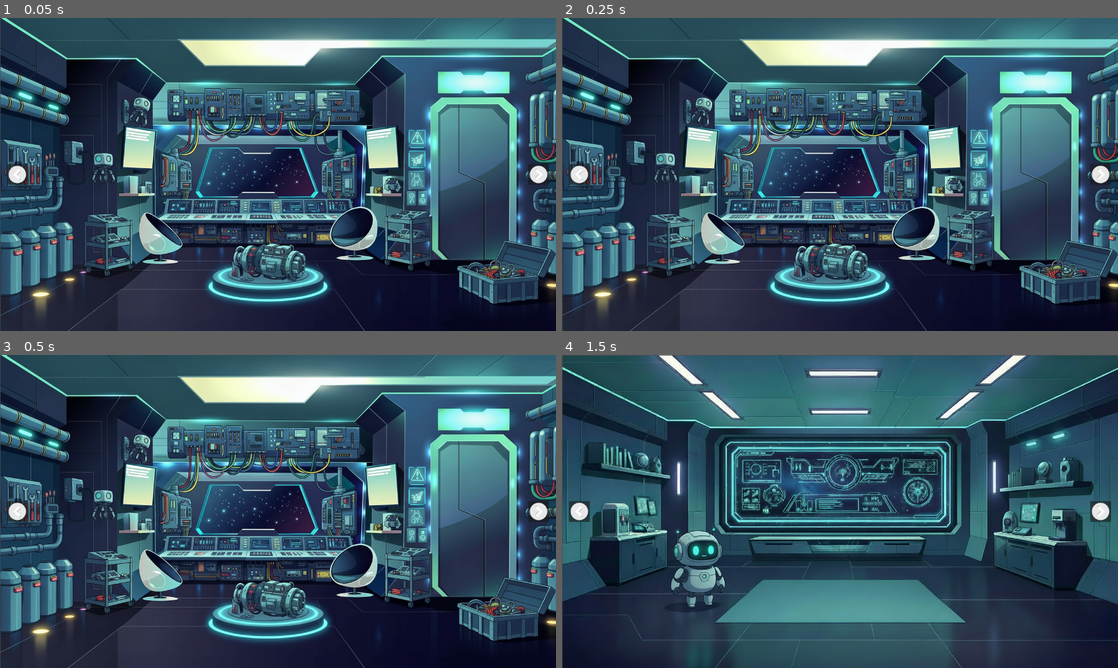
Above: before the commit, frames 1-4 (two rows, left to right).
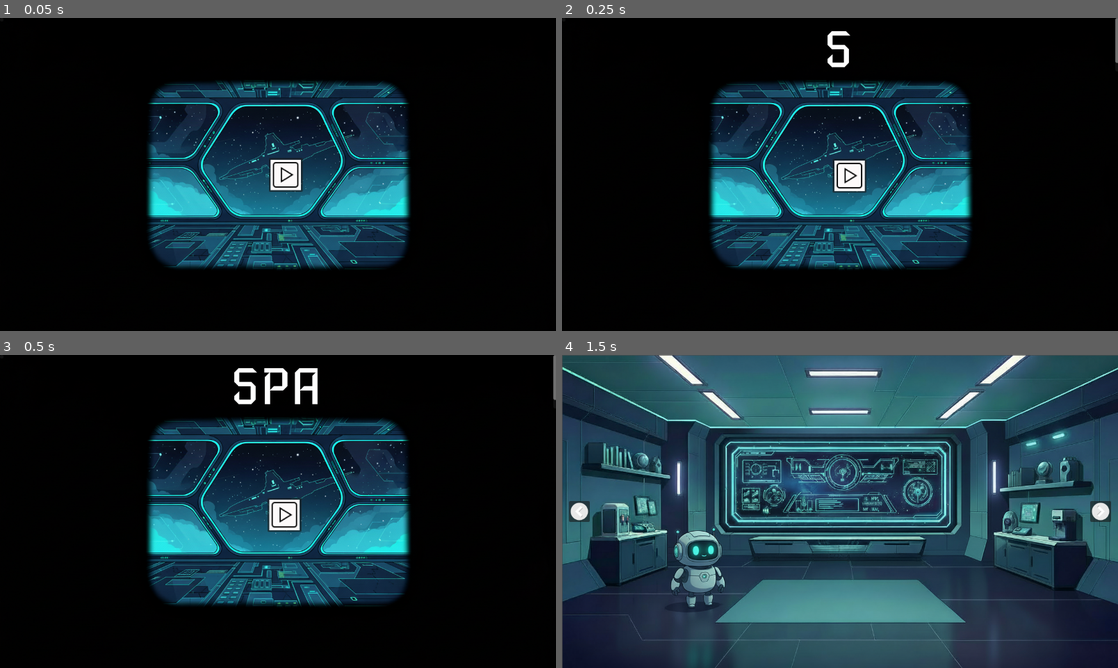
Above: after the commit, the same moments.

Repository: top-it-090304/SpaceshipMission
Game: Godot game, scene res://start_menu.tscn
Same seed, same stepped clock (60 frames per second), same inputs: the game is played once before the commit and once after it. Before the commit the project starts from res://node_2d.tscn.
Inputs (mouse positions are in pixels of both pictures, inside the frame that each line leads up to):
- Up to frame 1 (0.05 s): no input
- Up to frame 2 (0.25 s): no input
- Up to frame 3 (0.5 s): no input
- Up to frame 4 (1.5 s): click (845, 514) at 0.52 s; click (578, 511) at 1.25 s

The runs differ from the first frame. In frame 1, 94% of the frame differs, in the area x 0-100%, y 0-100%; in frame 2, 94%; in frame 3, 94%; in frame 4, nothing differs.

Commit message:
start menu added

Diff:
--- a/spaceship-mission/node_2d.tscn
+++ b/spaceship-mission/Game.tscn
@@ -15,91 +15,92 @@
 particles_anim_v_frames = 1
 particles_anim_loop = false
 
-[node name="Node2D" type="Node2D"]
-script = ExtResource("1_d21ai")
+[node name="Game" type="Node2D"]
+script = ExtResource("1_3mrqo")
 
 [node name="FirstRoom" type="Node2D" parent="."]
+visible = false
 
 [node name="FirstBackground" type="Sprite2D" parent="FirstRoom"]
 position = Vector2(641, 360)
-texture = ExtResource("1_wtcfe")
+texture = ExtResource("2_joorw")
 
 [node name="LeftArrow" type="Button" parent="FirstRoom"]
 offset_left = 16.0
 offset_top = 336.0
 offset_right = 64.0
 offset_bottom = 384.0
-icon = ExtResource("3_rj586")
+icon = ExtResource("3_2vekm")
 
 [node name="RightArrow" type="Button" parent="FirstRoom"]
 offset_left = 1216.0
 offset_top = 336.0
 offset_right = 1264.0
 offset_bottom = 384.0
-icon = ExtResource("4_4d7sh")
+icon = ExtResource("4_yx171")
 
 [node name="SecondRoom" type="Node2D" parent="."]
 visible = false
 
 [node name="SecondBackground" type="Sprite2D" parent="SecondRoom"]
 position = Vector2(641, 361)
-texture = ExtResource("5_ir8iy")
+texture = ExtResource("5_yhmtn")
 
 [node name="LeftArrow" type="Button" parent="SecondRoom"]
 offset_left = 16.0
 offset_top = 336.0
 offset_right = 64.0
 offset_bottom = 384.0
-icon = ExtResource("3_rj586")
+icon = ExtResource("3_2vekm")
 
 [node name="RightArrow" type="Button" parent="SecondRoom"]
 offset_left = 1216.0
 offset_top = 336.0
 offset_right = 1264.0
 offset_bottom = 384.0
-icon = ExtResource("4_4d7sh")
+icon = ExtResource("4_yx171")
 
 [node name="ThirdRoom" type="Node2D" parent="."]
 visible = false
 
 [node name="ThirdBackground" type="Sprite2D" parent="ThirdRoom"]
 position = Vector2(642, 362)
-texture = ExtResource("6_hqns4")
+texture = ExtResource("6_gwjdr")
 
 [node name="LeftArrow" type="Button" parent="ThirdRoom"]
 offset_left = 16.0
 offset_top = 336.0
 offset_right = 64.0
 offset_bottom = 384.0
-icon = ExtResource("3_rj586")
+icon = ExtResource("3_2vekm")
 
 [node name="RightArrow" type="Button" parent="ThirdRoom"]
 offset_left = 1216.0
 offset_top = 336.0
 offset_right = 1264.0
 offset_bottom = 384.0
-icon = ExtResource("4_4d7sh")
+icon = ExtResource("4_yx171")
 
 [node name="FourthRoom" type="Node2D" parent="."]
 visible = false
 
 [node name="FourthBackground" type="Sprite2D" parent="FourthRoom"]
 position = Vector2(641, 361)
-texture = ExtResource("7_x0ka3")
+texture = ExtResource("7_lvtmh")
 
 [node name="LeftArrow" type="Button" parent="FourthRoom"]
 offset_left = 16.0
 offset_top = 336.0
 offset_right = 64.0
 offset_bottom = 384.0
-icon = ExtResource("3_rj586")
+icon = ExtResource("3_2vekm")
 
 [node name="RightArrow" type="Button" parent="FourthRoom"]
 offset_left = 1216.0
 offset_top = 336.0
 offset_right = 1264.0
 offset_bottom = 384.0
-icon = ExtResource("4_4d7sh")
+icon = ExtResource("4_yx171")
 
 [node name="UILayer" type="CanvasLayer" parent="."]
 visible = false
--- a/spaceship-mission/project.godot
+++ b/spaceship-mission/project.godot
@@ -11,7 +11,7 @@
 [application]
 
 config/name="Spaceship Mission"
-run/main_scene="uid://dgy78siw1rcl"
+run/main_scene="uid://bhwlgpb50ehol"
 config/features=PackedStringArray("4.4", "Mobile")
 config/icon="res://icon.svg"
 
--- /dev/null
+++ b/spaceship-mission/start_menu.gd
@@ -0,0 +1,34 @@
+extends Control
+
+@onready var title_label: RichTextLabel = $GameName
+
+var full_title: String = "SPACESHIP MISSION"
+var char_index: int = 0
+var type_speed: float = 0.15  # скорость появления букв
+
+func _ready() -> void:
+	title_label.text = ""
+	char_index = 0
+
+	_type_next_char()             # запускаем печать букв
+	$AnimationPlayer.play("wiggle")  # вибрация кнопки, если есть анимация
+
+
+func _type_next_char() -> void:
+	if char_index > full_title.length():
+		return
+
+	title_label.text = full_title.substr(0, char_index)
+	char_index += 1
+
+	if char_index <= full_title.length():
+		await get_tree().create_timer(type_speed).timeout
+		_type_next_char()
+
+
+func _on_start_button_pressed() -> void:
+	get_tree().change_scene_to_file("res://Game.tscn")  # твоя игровая сцена
+
+
+func _on_quit_button_pressed() -> void:
+	get_tree().quit()
--- /dev/null
+++ b/spaceship-mission/start_menu.tscn
@@ -0,0 +1,105 @@
+[gd_scene load_steps=9 format=3 uid="uid://bhwlgpb50ehol"]
+
+[ext_resource type="Script" uid="uid://cutlcirbneq00" path="res://start_menu.gd" id="1_vpdu5"]
+[ext_resource type="Texture2D" uid="uid://rrhvxe8idwgl" path="res://images for background/start background.png" id="2_v2mkm"]
+[ext_resource type="Texture2D" uid="uid://bmnxeookkyupk" path="res://items/button start1.png" id="3_ctwoq"]
+[ext_resource type="FontFile" uid="uid://doktru6xsqb4n" path="res://Iceberg-Regular.ttf" id="4_v2mkm"]
+
+[sub_resource type="Animation" id="Animation_7boi2"]
+length = 0.001
+tracks/0/type = "value"
+tracks/0/imported = false
+tracks/0/enabled = true
+tracks/0/path = NodePath("StartButton:position")
+tracks/0/interp = 1
+tracks/0/loop_wrap = true
+tracks/0/keys = {
+"times": PackedFloat32Array(0),
+"transitions": PackedFloat32Array(1),
+"update": 0,
+"values": [Vector2(620, 321)]
+}
+
+[sub_resource type="Animation" id="Animation_ppfnh"]
+resource_name = "wiggle"
+loop_mode = 1
+tracks/0/type = "value"
+tracks/0/imported = false
+tracks/0/enabled = true
+tracks/0/path = NodePath("StartButton:position")
+tracks/0/interp = 1
+tracks/0/loop_wrap = true
+tracks/0/keys = {
+"times": PackedFloat32Array(0.125, 0.25, 0.375, 0.5),
+"transitions": PackedFloat32Array(1, 1, 1, 1),
+"update": 0,
+"values": [Vector2(620, 321), Vector2(624, 324), Vector2(619, 325), Vector2(616, 330)]
+}
+
+[sub_resource type="Animation" id="Animation_v2mkm"]
+resource_name = "title_fade"
+loop_mode = 1
+step = 1.0
+
+[sub_resource type="AnimationLibrary" id="AnimationLibrary_pgi0o"]
+_data = {
+&"RESET": SubResource("Animation_7boi2"),
+&"title_fade": SubResource("Animation_v2mkm"),
+&"wiggle": SubResource("Animation_ppfnh")
+}
+
+[node name="StartMenu" type="Control"]
+layout_mode = 3
+anchors_preset = 0
+offset_right = 40.0
+offset_bottom = 40.0
+script = ExtResource("1_vpdu5")
+
+[node name="StartBackground" type="TextureRect" parent="."]
+layout_mode = 0
+offset_right = 1280.0
+offset_bottom = 719.0
+texture = ExtResource("2_v2mkm")
+
+[node name="StartButton" type="Button" parent="."]
+layout_mode = 1
+anchors_preset = 8
+anchor_left = 0.5
+anchor_top = 0.5
+anchor_right = 0.5
+anchor_bottom = 0.5
+offset_left = 600.0
+offset_top = 301.0
+offset_right = 678.0
+offset_bottom = 379.0
+grow_horizontal = 2
+grow_vertical = 2
+icon = ExtResource("3_ctwoq")
+
+[node name="ExitButton" type="Button" parent="."]
+layout_mode = 0
+offset_right = 8.0
+offset_bottom = 8.0
+
+[node name="AnimationPlayer" type="AnimationPlayer" parent="."]
+libraries = {
+&"": SubResource("AnimationLibrary_pgi0o")
+}
+
+[node name="GameName" type="RichTextLabel" parent="."]
+layout_mode = 1
+anchors_preset = 10
+anchor_right = 1.0
+offset_right = 1242.0
+offset_bottom = 123.0
+grow_horizontal = 2
+theme_override_colors/selection_color = Color(0, 0, 0, 0)
+theme_override_fonts/normal_font = ExtResource("4_v2mkm")
+theme_override_font_sizes/bold_italics_font_size = 120
+theme_override_font_sizes/italics_font_size = 120
+theme_override_font_sizes/mono_font_size = 120
+theme_override_font_sizes/normal_font_size = 120
+theme_override_font_sizes/bold_font_size = 120
+horizontal_alignment = 1
+
+[connection signal="pressed" from="StartButton" to="." method="_on_start_button_pressed"]
Not shown: 1 places in spaceship-mission/Game.tscn that only renumber resources
Binary file added: spaceship-mission/Iceberg-Regular.ttf
Not shown, added: spaceship-mission/Iceberg-Regular.ttf.import
Binary file added: spaceship-mission/images for background/start background.png
Not shown, added: spaceship-mission/images for background/start background.png.import
Binary file added: spaceship-mission/items/button start.png
Not shown, added: spaceship-mission/items/button start.png.import
Binary file added: spaceship-mission/items/button start1.png
Not shown, added: spaceship-mission/items/button start1.png.import
Not shown, added: spaceship-mission/start_menu.gd.uid
